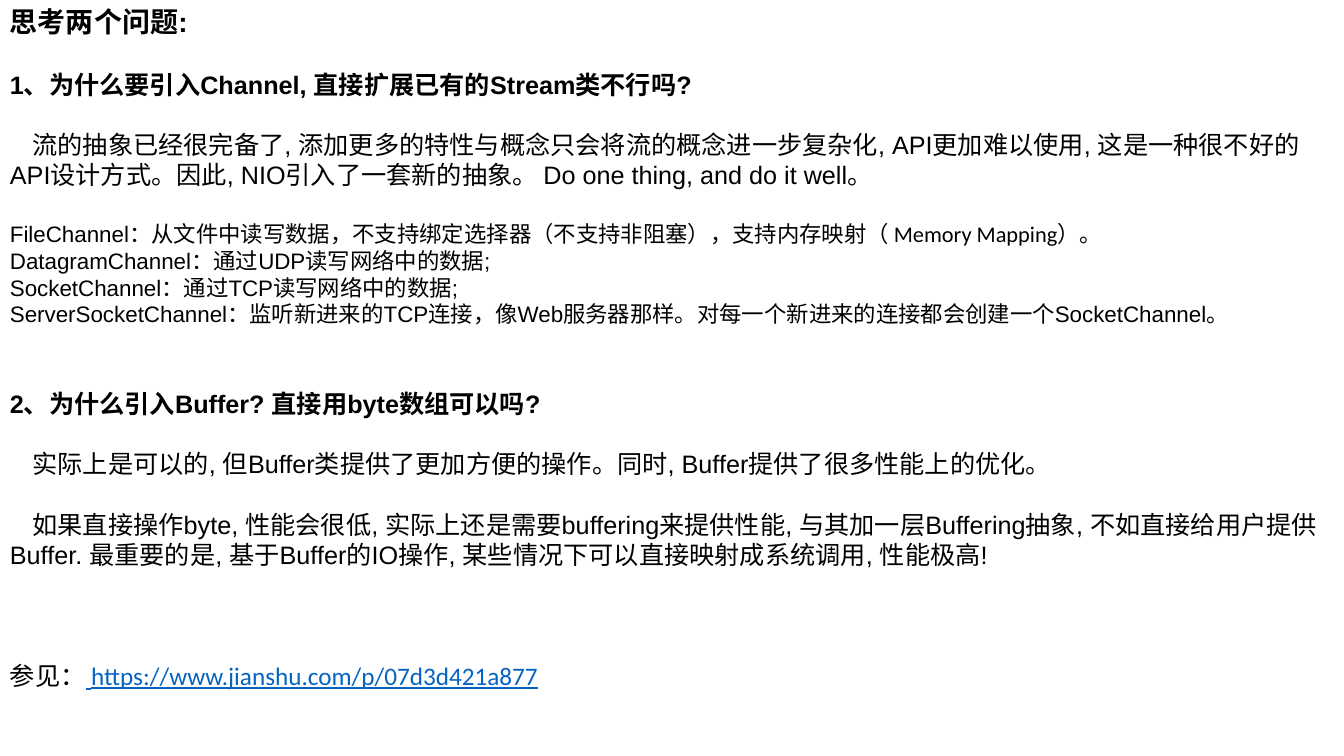
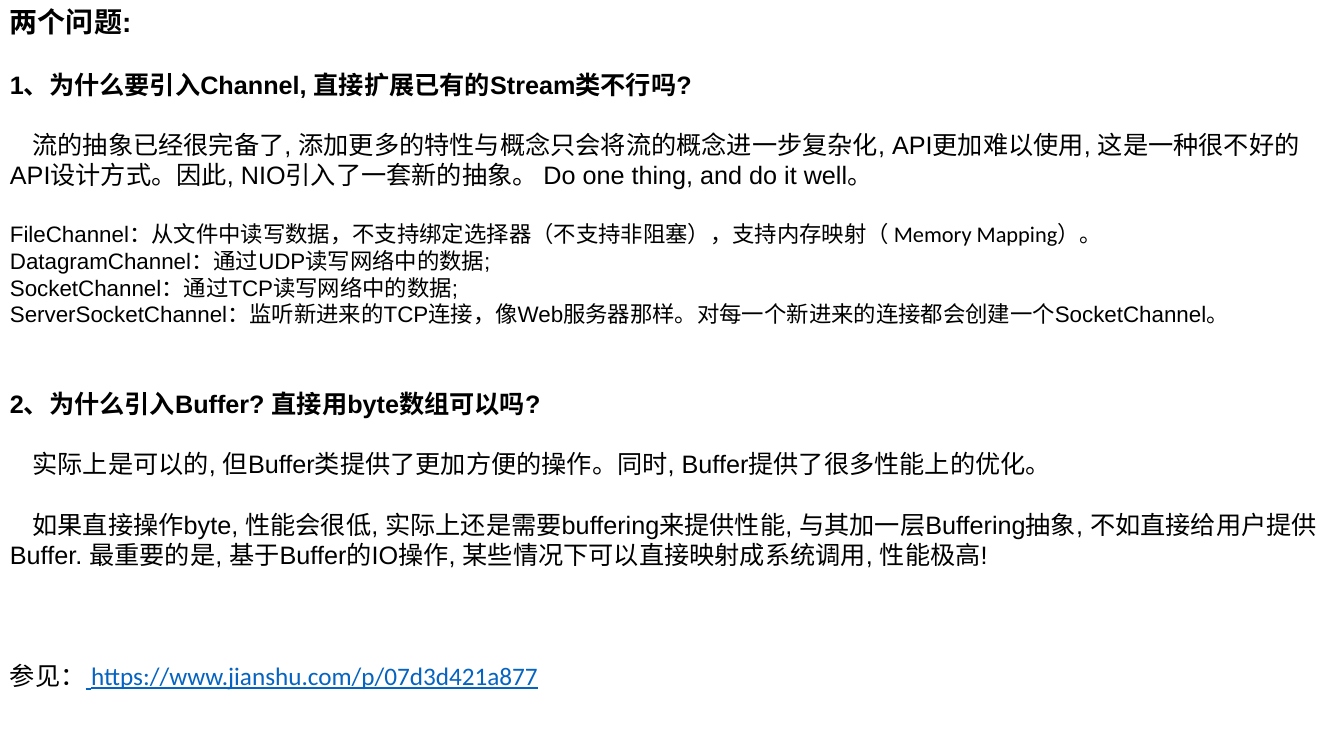
Before and after one commit to zhangyd3739/gitPath, a slide deck: slide 16 of Netty入门指南.pptx (slide 17 before the commit). Drawn at 1344x756 pixels with LibreOffice and Linux fonts; fonts in the diff are those of the drawing. Boxes give left, top, right and bottom in pixels: in the first picture for what was removed or moved away, otherwise in the second. Text is boxed around its words. In the diff, an @@ line names an element or a change of style, - is before the commit and + after.

```diff
--- a/Netty入门指南.pptx
+++ b/Netty入门指南.pptx
@@ text at (10, 8, 132, 35): text changed @@
-思考两个问题:
+两个问题:
```
Also in this commit, not shown: 4 other slides changed, 2 slides added, 2 slides removed, 1 other file.
